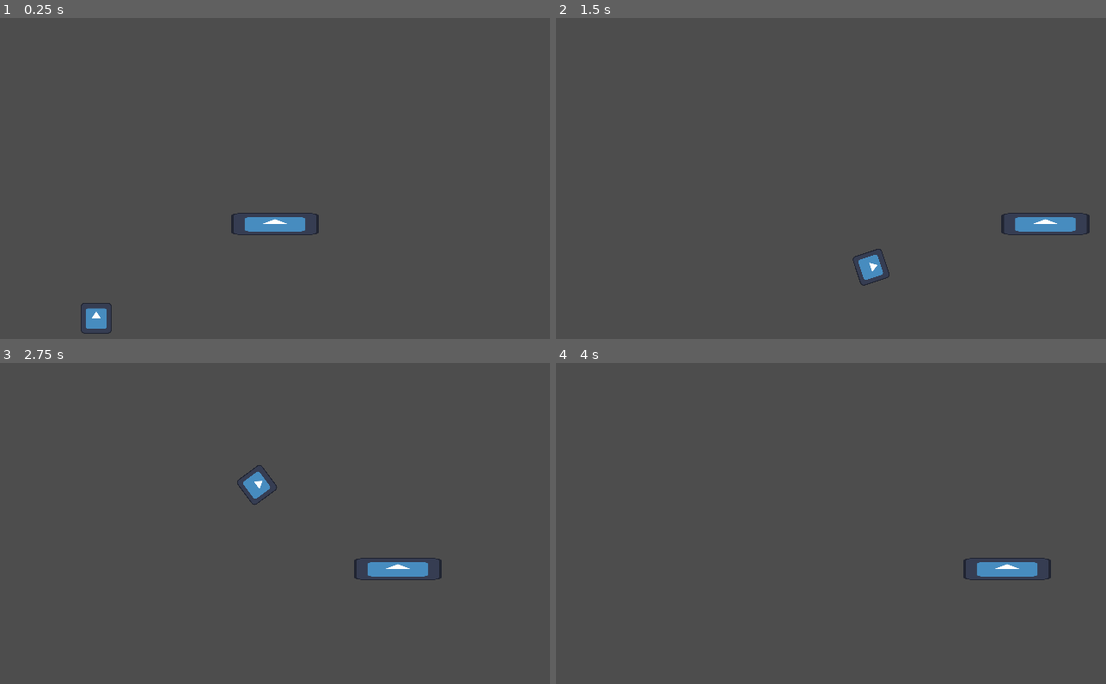
Above: before the commit, frames 1-4 (two rows, left to right).
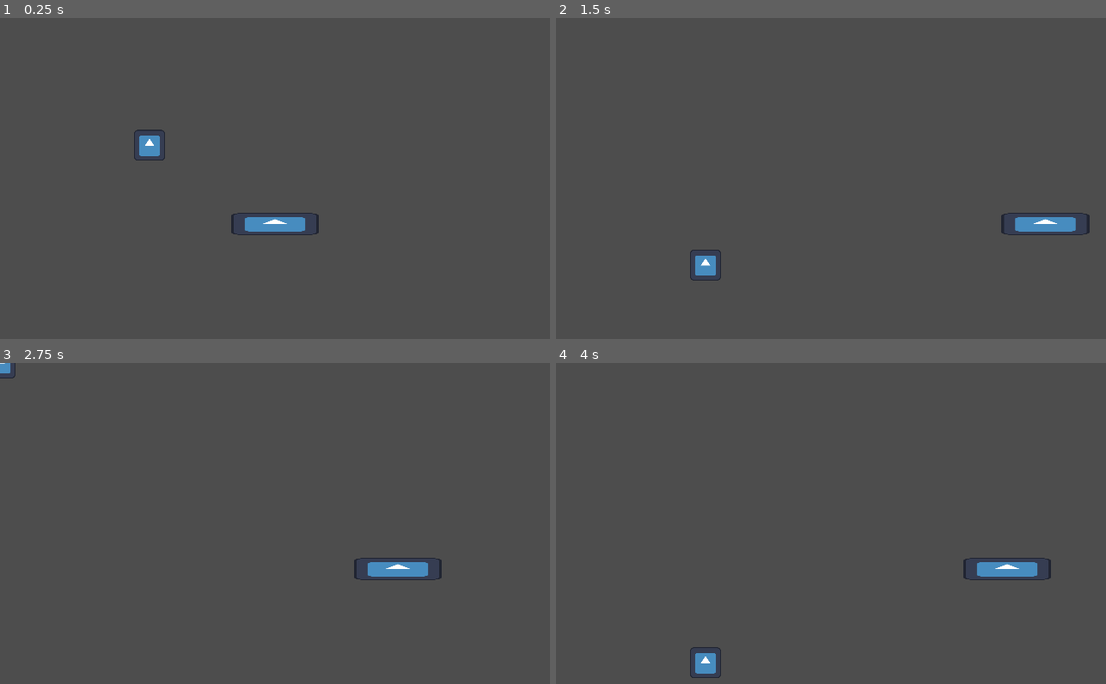
Above: after the commit, the same moments.

Repository: Aperaine/Rigged-Basketball
Game: Godot game, scene res://scenes/game.tscn
Same seed, same stepped clock (60 frames per second), same inputs: the game is played once before the commit and once after it. The engine's default icon, where the game draws it, is replaced by a stand-in: a white triangle on a blue panel in a dark square.
Inputs:
- Up to frame 1 (0.25 s): no input
- Up to frame 2 (1.5 s): tap Enter at 0.5 s; hold Right (moveRight) 0.53-1.28 s; hold Left (moveLeft) from 1.28 s (still down)
- Up to frame 3 (2.75 s): release Left (moveLeft) at 2.03 s; hold Right (moveRight) from 2.03 s (still down)
- Up to frame 4 (4 s): tap Space at 3.5 s; release Right (moveRight) at 3.53 s; hold Left (moveLeft) from 3.53 s (still down)

The runs differ from the first frame. In frame 1, 0.6% of the frame differs, in the area x 14-30%, y 34-99%; in frame 2, 0.6%; in frame 3, 0.4%; in frame 4, 0.3%.

Commit message:
Collision, Attempted projectile release

Diff:
--- a/riggedBasketball/scenes/ball.tscn
+++ b/riggedBasketball/scenes/ball.tscn
@@ -8,6 +8,9 @@
 radius = 17.0294
 
 [node name="Ball" type="RigidBody2D"]
+collision_mask = 8
+contact_monitor = true
+max_contacts_reported = 100
 script = ExtResource("1_f7cbr")
 
 [node name="Sprite" type="Sprite2D" parent="."]
--- a/riggedBasketball/scenes/game.tscn
+++ b/riggedBasketball/scenes/game.tscn
@@ -12,7 +12,9 @@
 position = Vector2(320, 240)
 
 [node name="Ball" parent="." instance=ExtResource("2_yqjtg")]
-position = Vector2(112, 327)
+position = Vector2(174, 120)
+collision_mask = 1
+max_contacts_reported = 1
 target = Vector2(291, 132)
 
 [node name="StaticBody2D" type="StaticBody2D" parent="."]
--- a/riggedBasketball/scenes/hoop.tscn
+++ b/riggedBasketball/scenes/hoop.tscn
@@ -11,6 +11,7 @@
 height = 24.0
 
 [node name="Hoop" type="StaticBody2D"]
+collision_layer = 8
 script = ExtResource("1_8ufma")
 
 [node name="Sprite2D" type="Sprite2D" parent="."]
--- a/riggedBasketball/scripts/ball.gd
+++ b/riggedBasketball/scripts/ball.gd
@@ -7,21 +7,36 @@
 var arcHeight:int = 200
 var syncProjectile:bool = false
 
-
+@onready var frozenposition = position
 func _physics_process(delta: float) -> void:
 	## for testing
 	if Input.is_action_just_pressed("moveRight"):
 		syncProjectile = true
+		projectile.move()
 		projectile.launch(originalPos, target, arcHeight, speed)
 
+	if Input.is_action_just_pressed("moveLeft"):
+		syncProjectile = false
+		set_physics_process(true)
+
 	if syncProjectile:
-		projectile._physics_process(delta)
+		freeze = true
+		#position = projectile.position
+		#rotation = projectile.rotation
+		position = Vector2(0,0)
+		print("setting position")
+		var frozenposition = position
+		print(frozenposition)
+	else:
+		print(frozenposition)
+		freeze = false
+		if frozenposition != originalPos:
+			position = frozenposition
 
-		position = projectile.position
-		rotation = projectile.rotation
-
+		print("not setting position")
 
 
 func _on_body_entered(_body: Node) -> void:
-	print("enter")
+	#print("enter")
 	syncProjectile = false
+	projectile.stop()
